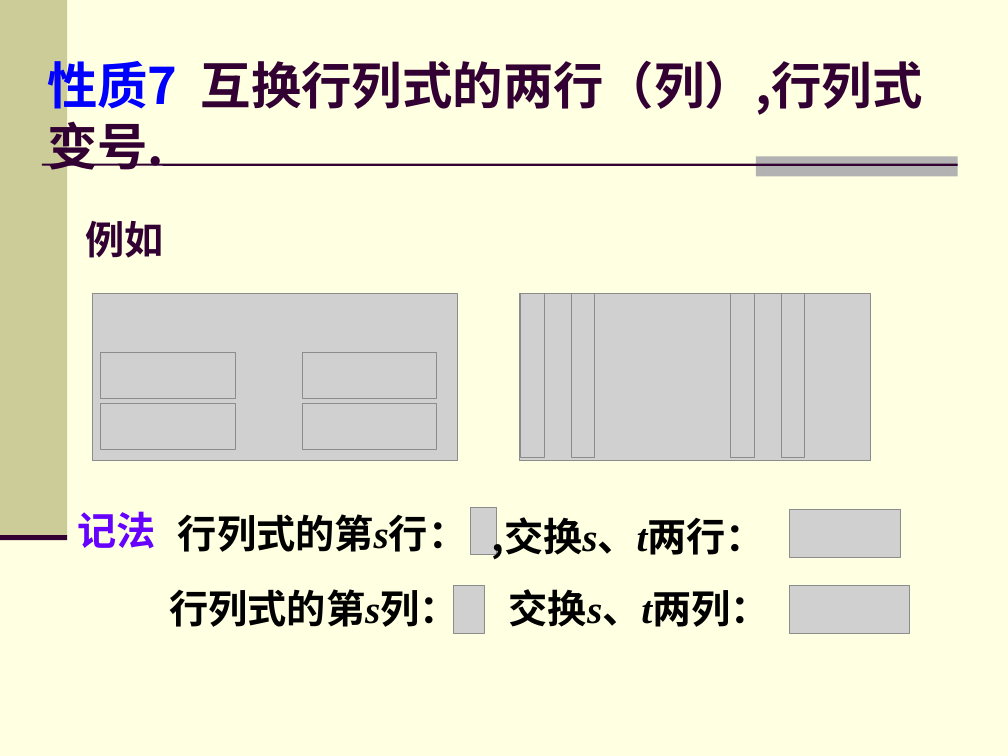
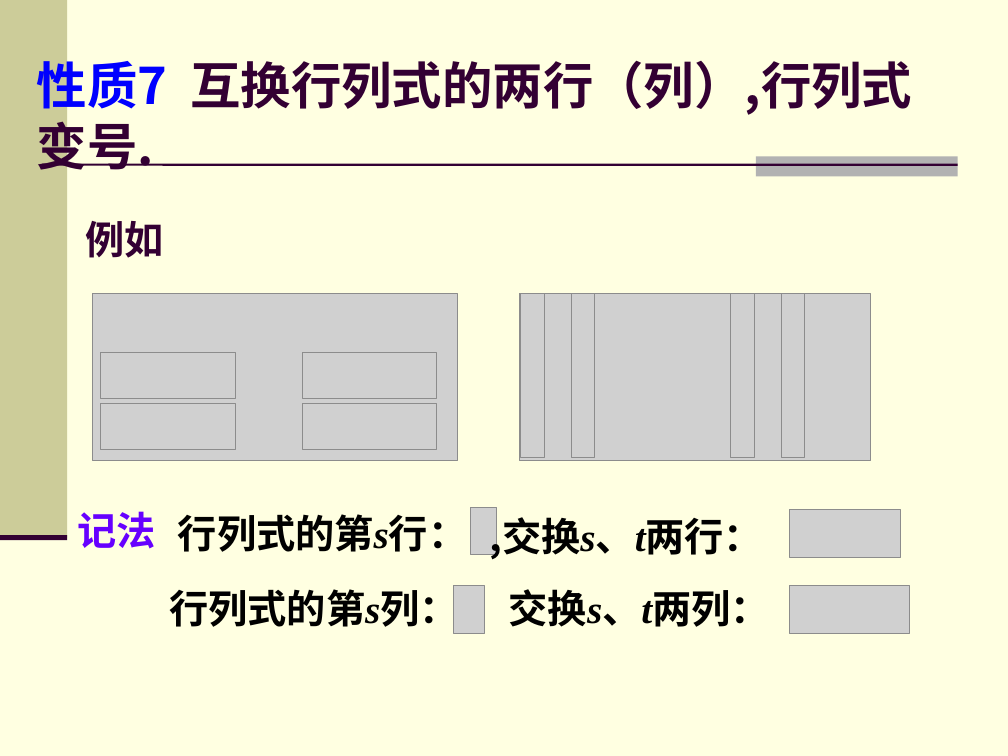
Before and after one commit to zhangbiaomath/zhangbiaomath.github.io, a slide deck: slide 70 of teaching/gaodai/课件/第2章-行列式.ppt. Drawn at 1008x756 pixels with LibreOffice and Linux fonts; fonts in the diff are those of the drawing; grey boxes stand for pictures. Boxes give left, top, right and bottom in pixels: in the first picture for what was removed or moved away, otherwise in the second. Text is boxed around its words. In the diff, an @@ line names an element or a change of style, - is before the commit and + after.

```diff
--- a/teaching/gaodai/课件/第2章-行列式.ppt
+++ b/teaching/gaodai/课件/第2章-行列式.ppt
@@ text "性质7 互换行列式的两行（列）,行列式" moved from (x1=47, y1=53, x2=923, y2=178) to (x1=37, y1=53, x2=912, y2=178) @@
```
Also in this commit, not shown: 35 other slides changed, 3 other files.
